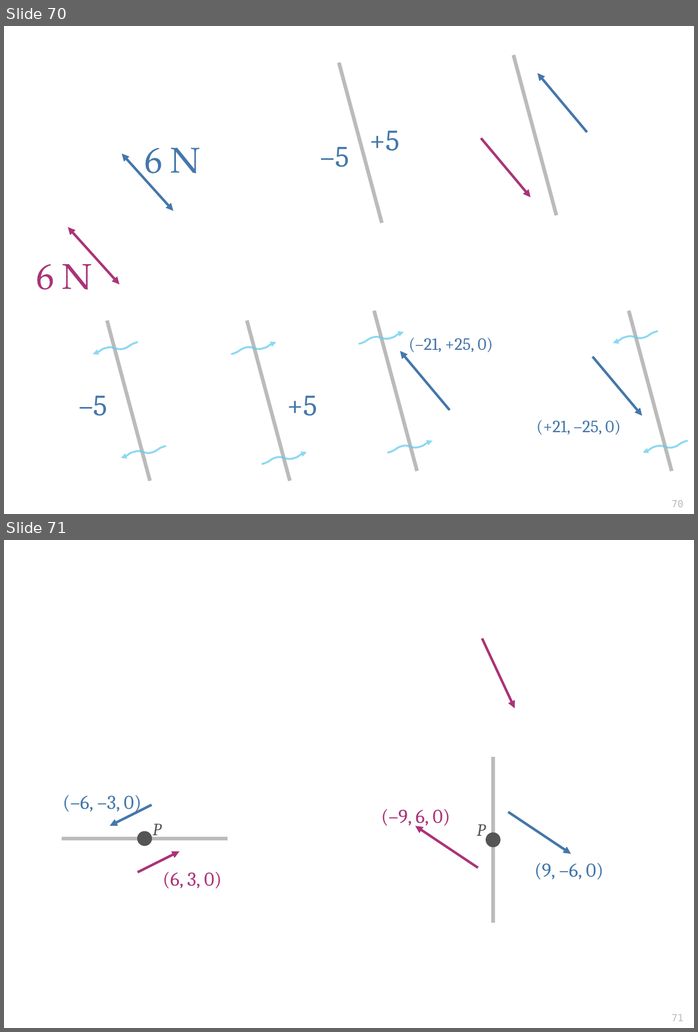
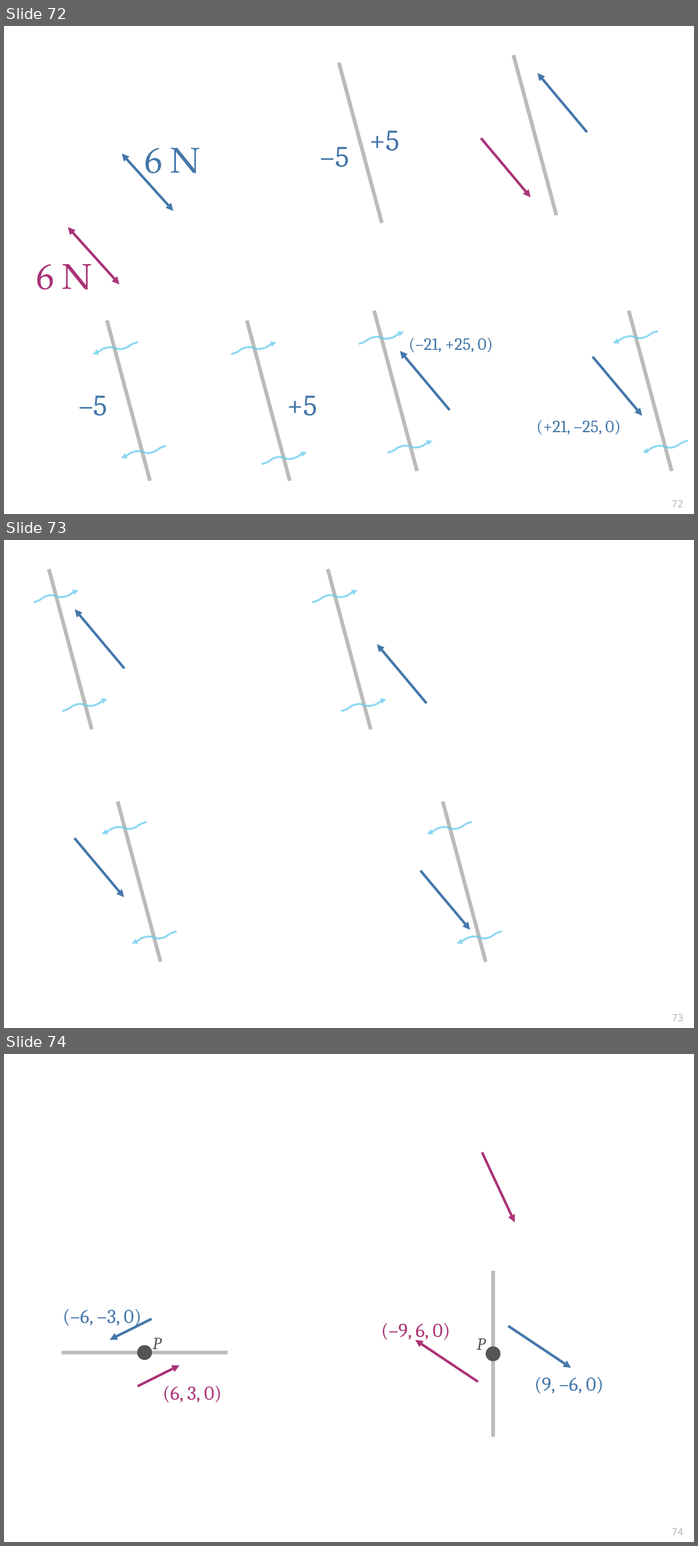
Before and after one commit to pglpm/7wonders, a slide deck: images/drawings.odp. Shown one above the other, each under a label of ours: slides 70 and 71 before the commit, slides 72, 73 and 74 after it. The pictures are 698x1032 and 698x1546 pixels, drawn with LibreOffice and Linux fonts; fonts in the diff are those of the drawing. Boxes give left, top, right and bottom in pixels: in the first picture for what was removed or moved away, otherwise in the second. Text is boxed around its words. In the diff, an @@ line names an element or a change of style, - is before the commit and + after.

```diff
--- a/images/drawings.odp
+++ b/images/drawings.odp
@@ slide 73 added at <box>4,540,694,1028</box>, background #FFFFFF; not listed: 1 template element that a slide beside it also shows @@
@@ line added from (92, 729) to (49, 569), #BBBBBB 4.51 pt @@
@@ line added from (370, 729) to (328, 569), #BBBBBB 4.51 pt @@
@@ freeform shape added at <box>34,590,79,602</box>, outline #66CCEE 2.3 pt @@
@@ freeform shape added at <box>313,590,358,602</box>, outline #66CCEE 2.3 pt @@
@@ arrow added from (124, 668) to (75, 609), #4477AA 3 pt @@
@@ arrow added from (427, 704) to (377, 645), #4477AA 3 pt @@
@@ freeform shape added at <box>63,700,108,711</box>, outline #66CCEE 2.3 pt @@
@@ freeform shape added at <box>342,700,386,711</box>, outline #66CCEE 2.3 pt @@
@@ line added from (160, 961) to (118, 802), #BBBBBB 4.51 pt @@
@@ line added from (486, 962) to (443, 802), #BBBBBB 4.51 pt @@
@@ freeform shape added at <box>102,822,147,834</box>, outline #66CCEE 2.3 pt @@
@@ freeform shape added at <box>427,822,472,834</box>, outline #66CCEE 2.3 pt @@
@@ arrow added from (74, 838) to (124, 897), #4477AA 3 pt @@
@@ arrow added from (421, 870) to (470, 930), #4477AA 3 pt @@
@@ freeform shape added at <box>132,931,176,943</box>, outline #66CCEE 2.3 pt @@
@@ freeform shape added at <box>456,931,501,943</box>, outline #66CCEE 2.3 pt @@
@@ what was slide 70 is now slide 72 @@
@@ page number at <box>672,500,683,507</box>: text changed @@
-70
+72
@@ what was slide 71 is now slide 74 @@
@@ page number at <box>672,1528,683,1535</box>: text changed @@
-71
+74
```
Also in this commit, not shown: 3 slides changed, 2 other slides added, 16 other files.
